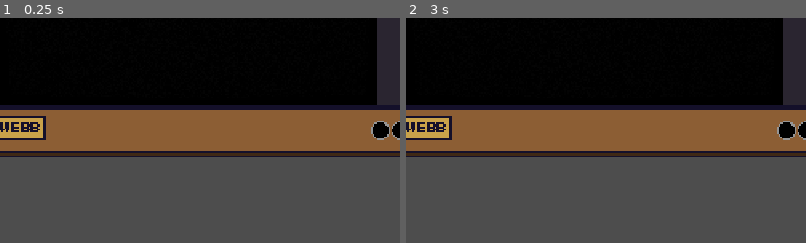
Above: before the commit, frames 1-2 (left to right).
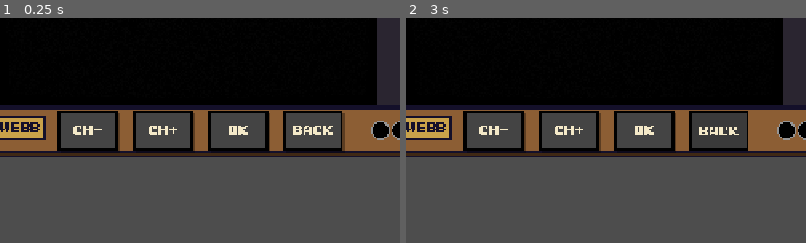
Above: after the commit, the same moments.

Repository: leeslangley/Webbwheresmycar
Game: Godot game, scene res://tv/tv.tscn
Two runs of this game, one before a commit and one after it. Both use one fixed random seed, a clock stepped at 60 frames per second and the inputs below. This scene is started directly instead of the project's main scene.
Inputs (mouse positions are % of the whole screen's width and height, from its top left):
- Up to frame 1 (0.25 s): no input
- Up to frame 2 (3 s): tap Enter at 0.5, 0.6, 2 s; move the mouse to (72, 45) at 0.52 s; hold Right 0.53-1.25 s; click (72, 45) at 0.67 s; tap Space at 0.77, 1.07, 1.25, 2.3, 2.75 s; tap Keypad Enter at 0.8 s; drag from (30, 55) to (45, 70) at 1.27 s; move the mouse to (60, 28) at 2.02 s; hold Right 2.03-2.75 s; tap Backspace at 2.1 s; click (60, 28) at 2.17 s; drag from (45, 70) to (20, 35) at 2.77 s
The pictures show only the part of the screen within x 5-55%, y 47-97%; the shares and areas given below are measured in that part.

The runs differ from the first frame. In frame 1, 11% of the frame differs, in the area x 14-87%, y 41-60%; in frame 2, 11%.

Commit message:
GDU11: TV: remote control buttons (CH-, CH+, OK, BACK)
Co-Authored-By: Claude Haiku 5.5 <noreply@anthropic.com>

Diff:
--- /dev/null
+++ b/godot/tests/test_tv_remote.gd
@@ -0,0 +1,81 @@
+extends "res://tests/harness.gd"
+
+# Tests for the TV remote buttons (tv/tv_remote.gd) and their wiring into the Tv node. _ready does not
+# fire under the runner, so each test adds the node to the tree and calls _ready by hand.
+
+
+func _mb(pos: Vector2, down: bool) -> InputEventMouseButton:
+	var ev := InputEventMouseButton.new()
+	ev.button_index = MOUSE_BUTTON_LEFT
+	ev.pressed = down
+	ev.position = pos
+	return ev
+
+
+func _make_remote() -> TvRemote:
+	var r := TvRemote.new()
+	tree().root.add_child(r)
+	r.call("_ready")
+	return r
+
+
+func test_keys() -> void:
+	eq(TvRemote.key_to_action(KEY_LEFT), "ch_prev", "left arrow is ch_prev")
+	eq(TvRemote.key_to_action(KEY_RIGHT), "ch_next", "right arrow is ch_next")
+	eq(TvRemote.key_to_action(KEY_ENTER), "ok", "enter is ok")
+	eq(TvRemote.key_to_action(KEY_KP_ENTER), "ok", "keypad enter is ok")
+	eq(TvRemote.key_to_action(KEY_SPACE), "ok", "space is ok")
+	eq(TvRemote.key_to_action(KEY_ESCAPE), "back", "escape is back")
+	eq(TvRemote.key_to_action(KEY_BACKSPACE), "back", "backspace is back")
+	eq(TvRemote.key_to_action(KEY_A), "", "other keys give nothing")
+
+
+func test_buttons() -> void:
+	var r := _make_remote()
+	var got: Array[String] = []
+	r.action.connect(func(a: String): got.append(a))
+	var labels: Array[String] = ["CH-", "CH+", "OK", "BACK"]
+	var names: Array[String] = ["ChPrev", "ChNext", "Ok", "Back"]
+	for i in range(4):
+		var b := r.get_node_or_null(names[i]) as UiButton
+		ok(b != null, "button " + names[i] + " exists")
+		if b == null:
+			continue
+		eq(b.size, Vector2(96, 64), names[i] + " size")
+		ok(b.size.y >= 64.0, names[i] + " height is at least 64")
+		eq(b.position.x, i * 120.0, names[i] + " x position")
+		eq(b.text, labels[i], names[i] + " label")
+		eq(b.kind, "remote", names[i] + " kind")
+	var ok_btn := r.get_node("Ok") as UiButton
+	ok_btn.handle_event(_mb(Vector2(10, 10), true))
+	ok_btn.handle_event(_mb(Vector2(10, 10), false))
+	eq(got, ["ok"], "tap on Ok emits ok")
+	var back_btn := r.get_node("Back") as UiButton
+	back_btn.handle_event(_mb(Vector2(10, 10), true))
+	back_btn.handle_event(_mb(Vector2(10, 10), false))
+	eq(got, ["ok", "back"], "tap on Back adds back")
+	r.press_action("ch_next")
+	eq(got, ["ok", "back", "ch_next"], "press_action emits its name")
+	r.free()
+
+
+func test_in_tv() -> void:
+	var tv := (load("res://tv/tv.tscn") as PackedScene).instantiate() as Tv
+	tree().root.add_child(tv)
+	tv.call("_ready")
+	var remote_node := tv.get_node_or_null("Remote") as TvRemote
+	ok(remote_node != null, "Remote exists in Tv")
+	if remote_node != null:
+		# Tv._ready added the Remote, but its own _ready does not fire under the runner: call it by hand.
+		remote_node.call("_ready")
+		eq(remote_node.position, Vector2(152, 484), "Remote position in Tv")
+		ok(remote_node.position.y + remote_node.size.y <= 560.0, "Remote fits inside the Tv height")
+	var got: Array[String] = []
+	tv.remote.connect(func(a: String): got.append(a))
+	var next_btn := tv.get_node_or_null("Remote/ChNext") as UiButton
+	ok(next_btn != null, "Remote/ChNext exists")
+	if next_btn != null:
+		next_btn.handle_event(_mb(Vector2(10, 10), true))
+		next_btn.handle_event(_mb(Vector2(10, 10), false))
+	eq(got, ["ch_next"], "tap on ChNext makes the Tv emit ch_next")
+	tv.free()
--- a/godot/tv/tv.gd
+++ b/godot/tv/tv.gd
@@ -6,6 +6,7 @@
 # are mapped through the curved glass into the screen. Remote buttons and channels come later.
 
 signal closed
+signal remote(action: String)
 
 const SIZE := Vector2(760, 560)
 const GLASS := Rect2(60, 50, 600, 420)
@@ -57,6 +58,12 @@
 	_glass.mouse_filter = MOUSE_FILTER_STOP
 	_glass.gui_input.connect(_on_glass_input)
 	add_child(_glass)
+
+	var r := TvRemote.new()
+	r.name = "Remote"
+	r.position = Vector2(152, 484)
+	add_child(r)
+	r.action.connect(func(a: String): remote.emit(a))
 
 	set_crt(true)
 
--- /dev/null
+++ b/godot/tv/tv_remote.gd
@@ -0,0 +1,56 @@
+class_name TvRemote
+extends Control
+
+# The four big remote buttons on the TV control plate (CH-, CH+, OK, BACK), 96x64 each, plus the
+# keyboard shortcuts for the same actions. Emits action(name) with one of ACTIONS. Tap rule: UiButton.
+
+signal action(name: String)
+
+const ACTIONS: Array[String] = ["ch_prev", "ch_next", "ok", "back"]
+const LABELS: Array[String] = ["CH-", "CH+", "OK", "BACK"]
+const NODE_NAMES: Array[String] = ["ChPrev", "ChNext", "Ok", "Back"]
+
+
+func _init() -> void:
+	size = Vector2(456, 64)
+	mouse_filter = MOUSE_FILTER_PASS
+
+
+func _ready() -> void:
+	for i in range(ACTIONS.size()):
+		var b := UiButton.new()
+		b.name = NODE_NAMES[i]
+		b.kind = "remote"
+		b.text = LABELS[i]
+		b.position = Vector2(i * 120, 0)
+		b.size = Vector2(96, 64)
+		var a: String = ACTIONS[i]
+		b.activated.connect(func(): press_action(a))
+		add_child(b)
+
+
+func press_action(a: String) -> void:
+	action.emit(a)
+
+
+static func key_to_action(keycode: int) -> String:
+	match keycode:
+		KEY_LEFT:
+			return "ch_prev"
+		KEY_RIGHT:
+			return "ch_next"
+		KEY_ENTER, KEY_KP_ENTER, KEY_SPACE:
+			return "ok"
+		KEY_ESCAPE, KEY_BACKSPACE:
+			return "back"
+	return ""
+
+
+func _unhandled_key_input(event: InputEvent) -> void:
+	var k := event as InputEventKey
+	if k == null or not k.pressed or k.echo:
+		return
+	var a: String = key_to_action(k.keycode)
+	if a != "":
+		press_action(a)
+		get_viewport().set_input_as_handled()
